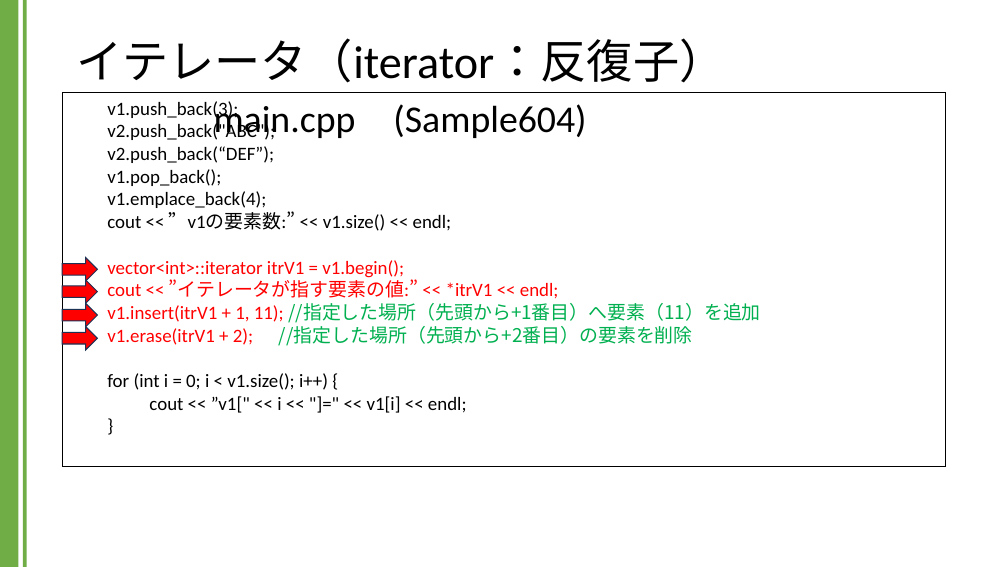
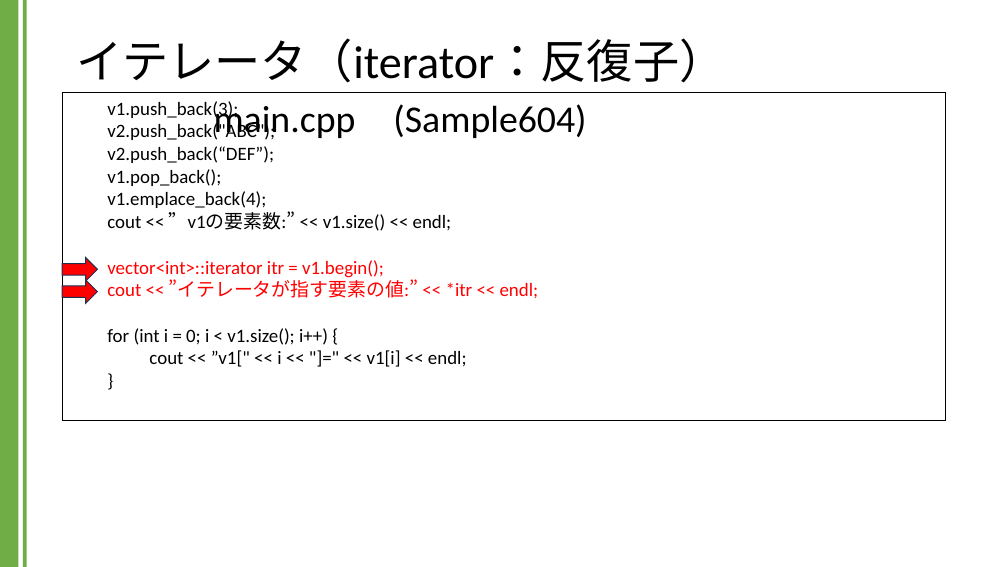
Before and after one commit to kic-murata/cpp2024, a slide deck: slide 21 of 授業資料/講義資料：Vectorクラス.pptx (slide 23 before the commit). Drawn at 1008x567 pixels with LibreOffice and Linux fonts; fonts in the diff are those of the drawing. Boxes give left, top, right and bottom in pixels: in the first picture for what was removed or moved away, otherwise in the second. Text is boxed around its words. In the diff, an @@ line names an element or a change of style, - is before the commit and + after.

```diff
--- a/授業資料/講義資料：Vectorクラス.pptx
+++ b/授業資料/講義資料：Vectorクラス.pptx
@@ rectangle "v1.push_back(3);": place and size @@
-rectangle "v1.push_back(3);" at (62,93,946,467)
+rectangle "v1.push_back(3);" at (62,93,946,421)
@@ text in rectangle at (107,260,539,298): text changed @@
-vector<int>::iterator itrV1 = v1.begin();
-cout << ”イテレータが指す要素の値:” << *itrV1 << endl;
-v1.insert(itrV1 + 1, 11); //指定した場所（先頭から+1番目）へ要素（11）を追加
-v1.erase(itrV1 + 2); //指定した場所（先頭から+2番目）の要素を削除
+vector<int>::iterator itr = v1.begin();
+cout << ”イテレータが指す要素の値:” << *itr << endl;
@@ right arrow removed at (62,303,98,327) @@
@@ right arrow removed at (62,327,98,350) @@
```
Also in this commit, not shown: 3 other slides changed, 1 slide added, 1 slide removed.
